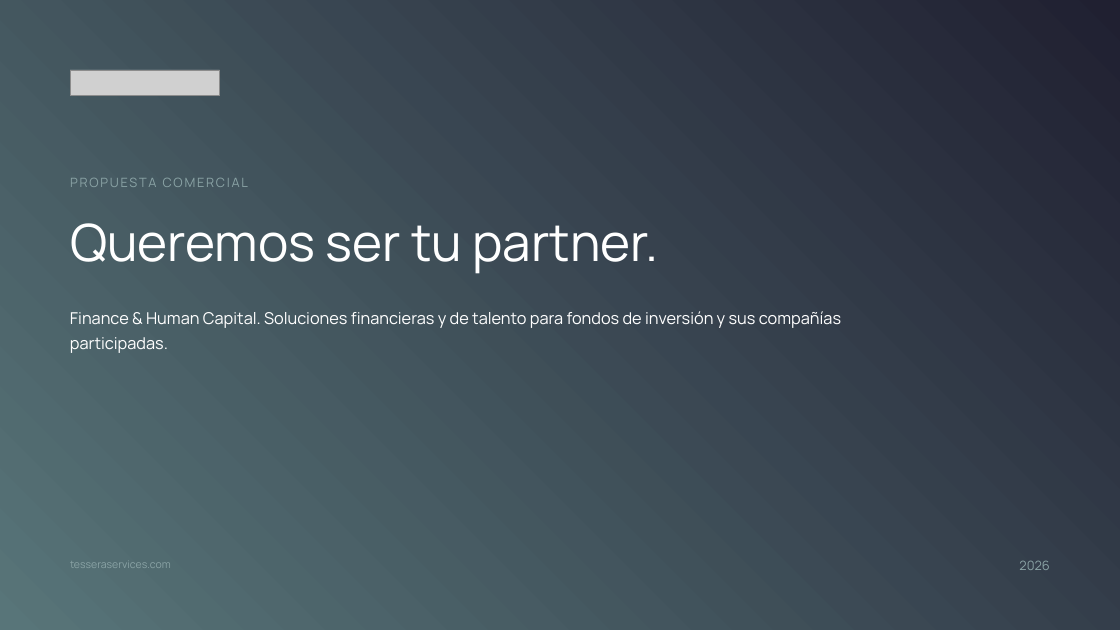
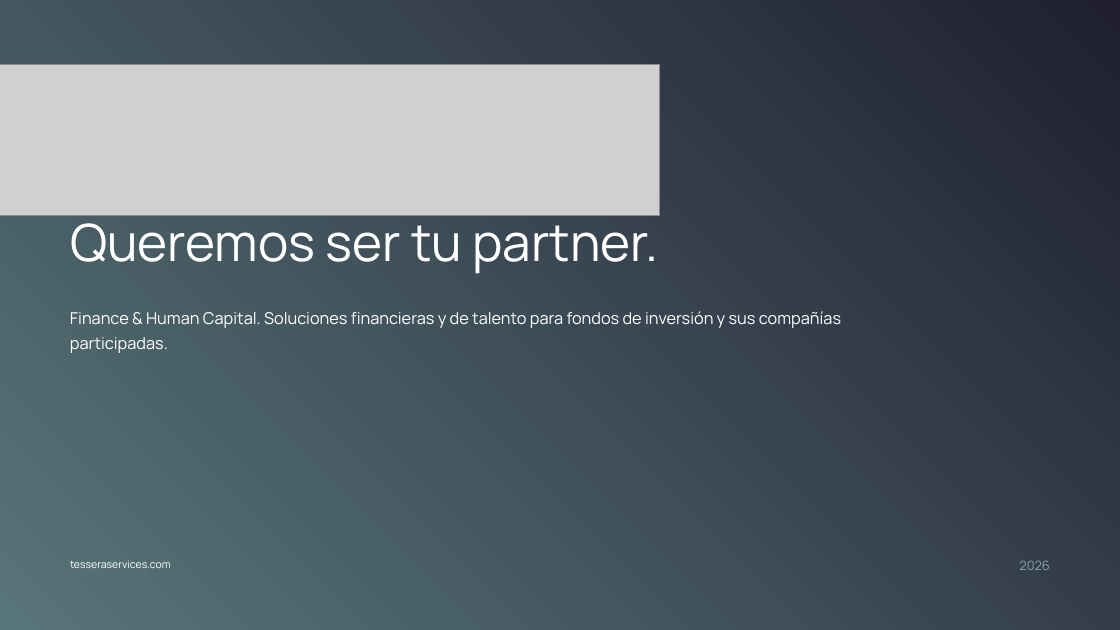
Before and after one commit to Tesserers/TESSAIX, a slide deck: slide 1 of plantilla_hc_finance.pptx. Drawn at 1120x630 pixels with LibreOffice and Linux fonts; fonts in the diff are those of the drawing; grey boxes stand for pictures. Boxes give left, top, right and bottom in pixels: in the first picture for what was removed or moved away, otherwise in the second. Text is boxed around its words. In the diff, an @@ line names an element or a change of style, - is before the commit and + after.

```diff
--- a/plantilla_hc_finance.pptx
+++ b/plantilla_hc_finance.pptx
@@ picture: place and size @@
-picture at <box>70,70,219,96</box>
+picture at <box>0,65,660,216</box>
@@ text removed at <box>70,178,249,187</box> @@
-PROPUESTA COMERCIAL
@@ text "tesseraservices.com" at <box>70,560,171,568</box>: text colour #8AA3A5 to #FFFFFF @@
```
Also in this commit, not shown: 10 other slides changed, 7 other files.
